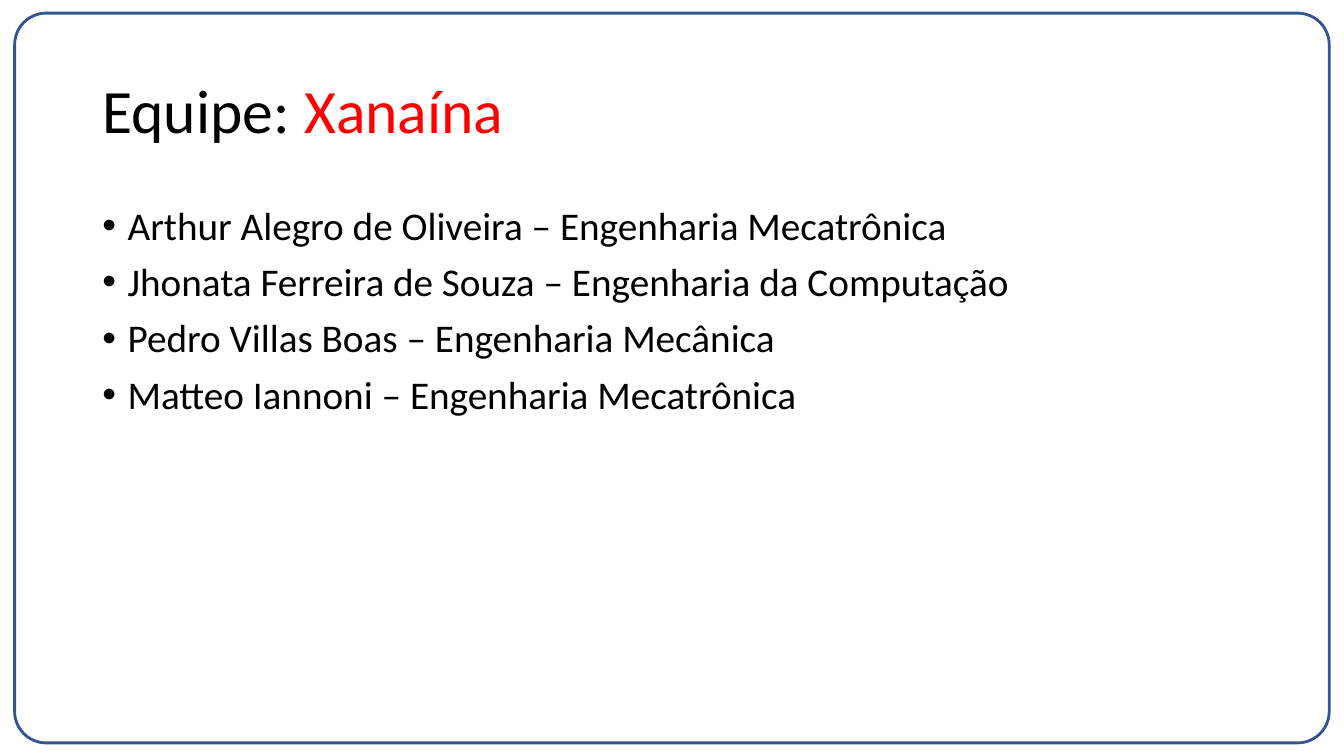
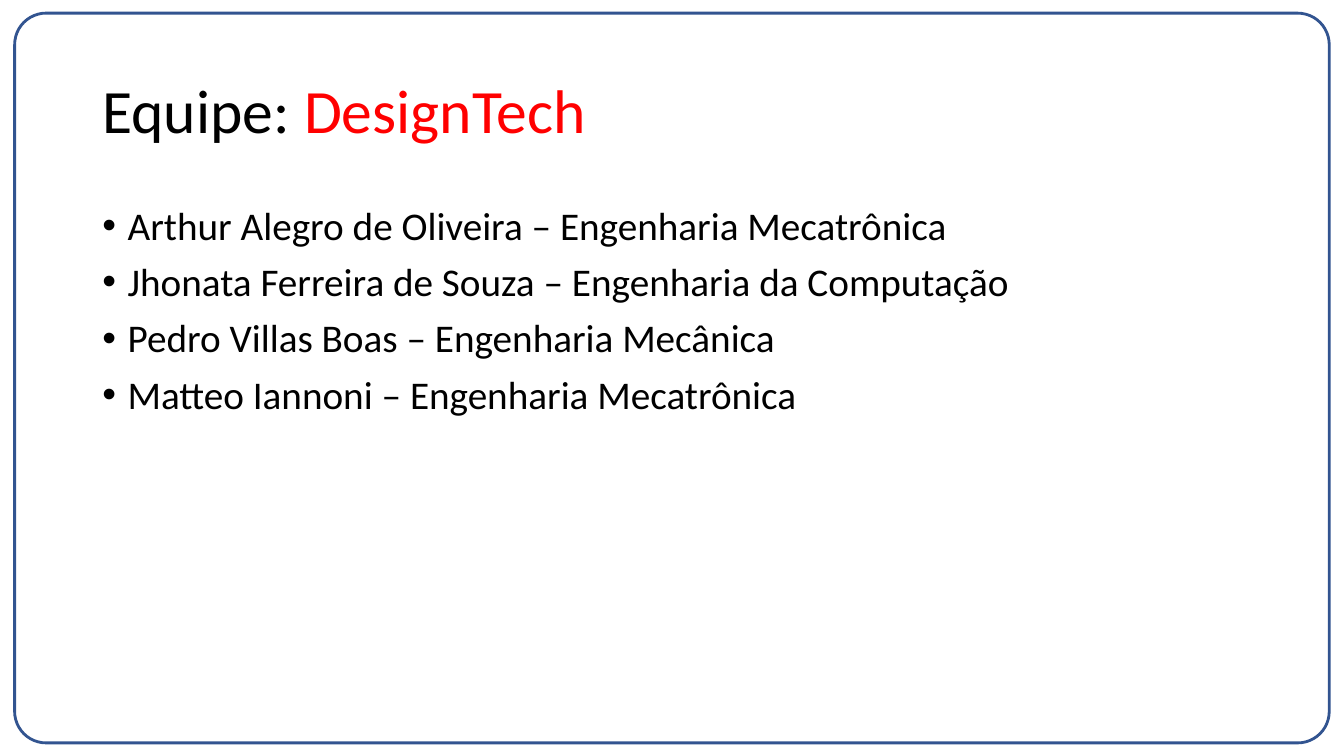
Before and after one commit to pedrodias98/Co-Design_Projeto1, a slide deck: slide 2 of Entrega01.pptx. Drawn at 1344x756 pixels with LibreOffice and Linux fonts; fonts in the diff are those of the drawing. Boxes give left, top, right and bottom in pixels: in the first picture for what was removed or moved away, otherwise in the second. Text is boxed around its words. In the diff, an @@ line names an element or a change of style, - is before the commit and + after.

```diff
--- a/Entrega01.pptx
+++ b/Entrega01.pptx
@@ title at box(102, 90, 585, 144): text changed; text colour #000000 to #FF0000 @@
-Equipe: Xanaína
+Equipe: DesignTech
```
Also in this commit, not shown: 1 other slide changed.
